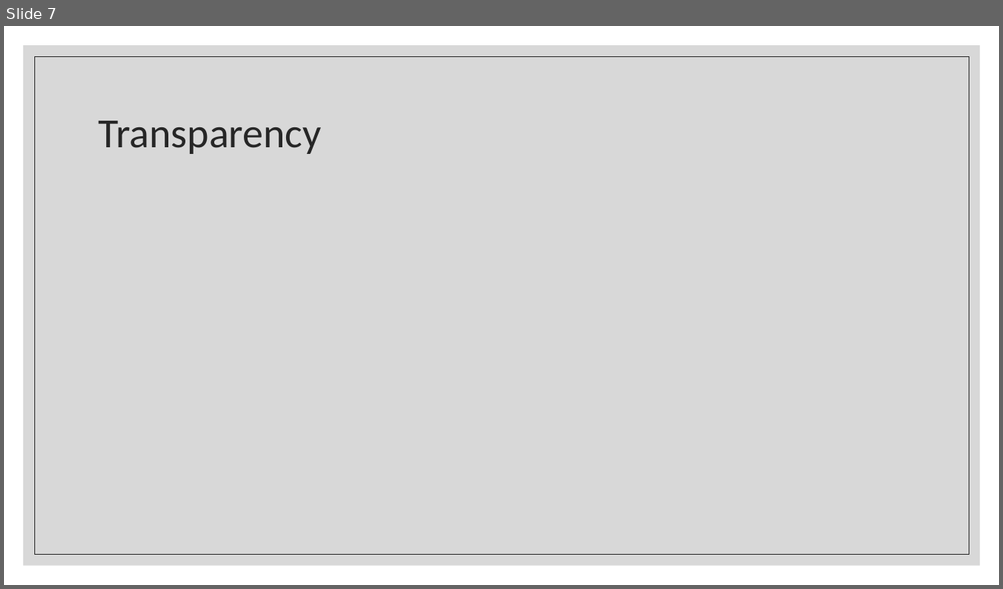
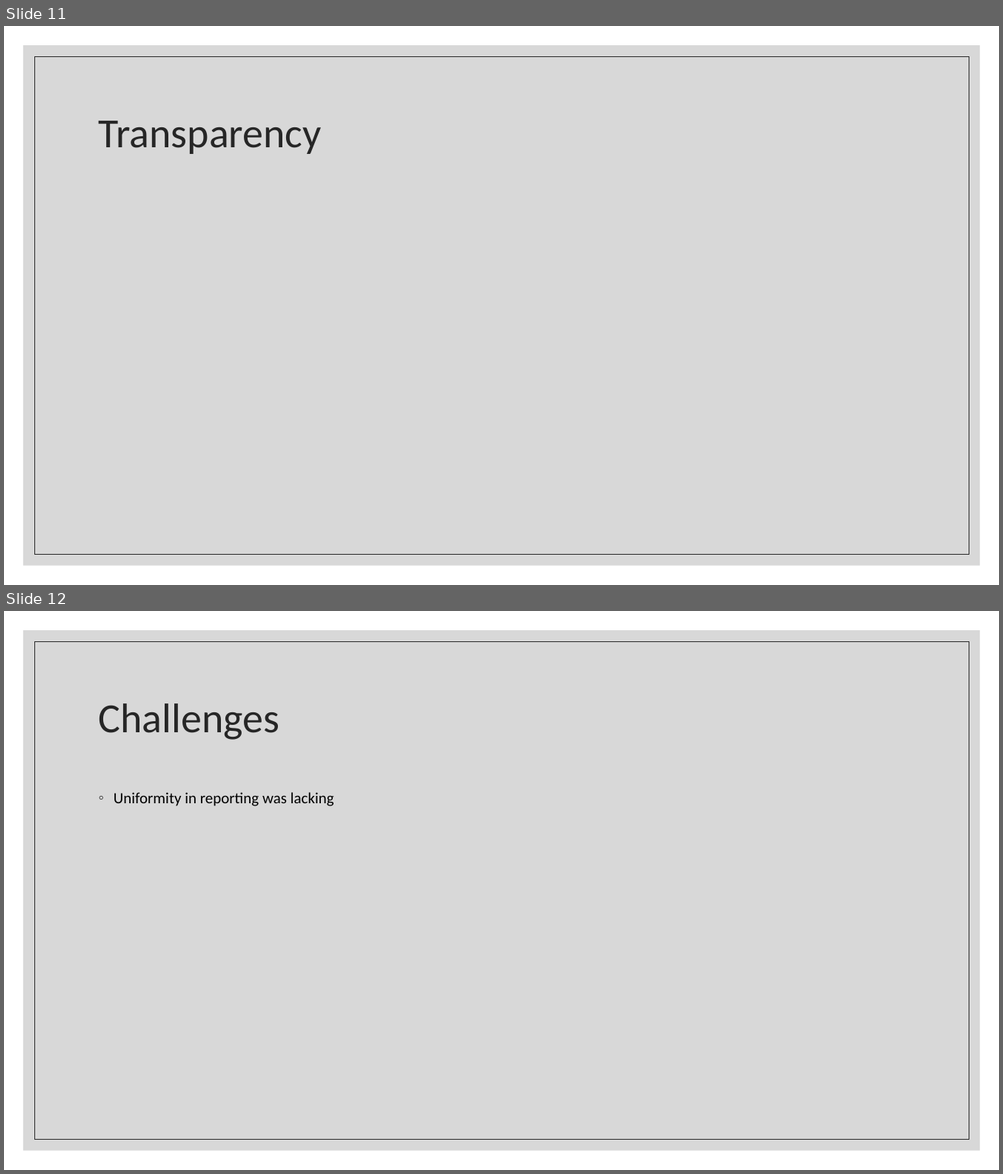
Before and after one commit to eclevela-1234/Covid-19-in-Europe, a slide deck: Covid-19 Presentation Team GEM.pptx. Shown one above the other, each under a label of ours: slide 7 before the commit, slides 11 and 12 after it. The pictures are 1003x589 and 1003x1174 pixels, drawn with LibreOffice and Linux fonts; fonts in the diff are those of the drawing. Boxes give left, top, right and bottom in pixels: in the first picture for what was removed or moved away, otherwise in the second. Text is boxed around its words. In the diff, an @@ line names an element or a change of style, - is before the commit and + after.

```diff
--- a/Covid-19 Presentation Team GEM.pptx
+++ b/Covid-19 Presentation Team GEM.pptx
@@ slide 12 added at (x1=4, y1=611, x2=999, y2=1170), background #FFFFFF; not listed: 2 template elements that a slide beside it also shows @@
@@ title added at (x1=99, y1=703, x2=279, y2=740), 40 pt, text #262626 @@
+Challenges
@@ text added at (x1=114, y1=792, x2=334, y2=806), 15 pt, text #000000 @@
+◦ Uniformity in reporting was lacking
@@ what was slide 7 is now slide 11 @@
```
Also in this commit, not shown: 1 slide changed, 5 other slides added.
